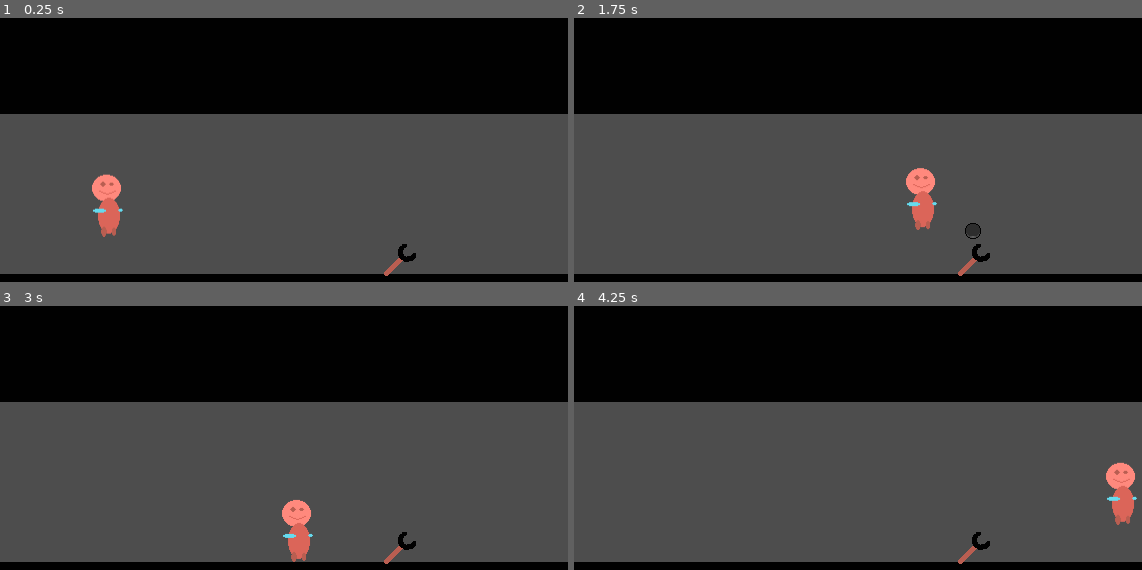
Above: before the commit, frames 1-4 (two rows, left to right).
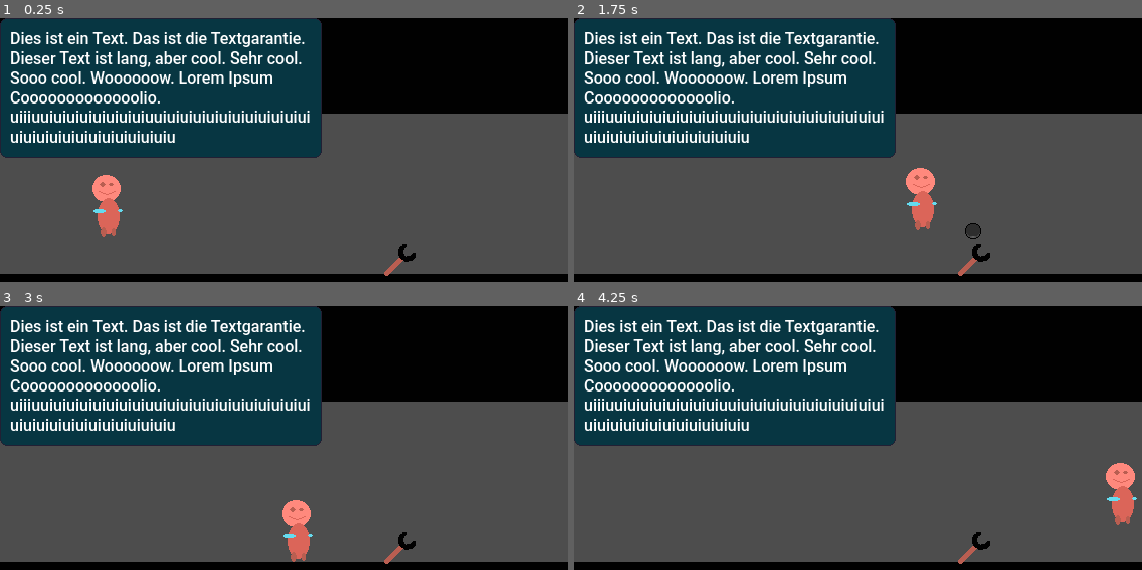
Above: after the commit, the same moments.

Repository: panorb/ludum-dare-58
Game: Godot game, scene res://game/game.tscn
The game is run twice, just before and just after one commit, with the same random seed, the same clock (stepped at 60 frames per second) and the same inputs.
Inputs:
- Up to frame 1 (0.25 s): no input
- Up to frame 2 (1.75 s): hold Right (move_right) from 0.53 s (still down); tap W (interact) at 0.6, 1.35 s; tap Space (jump) at 0.77, 1.52 s
- Up to frame 3 (3 s): release Right (move_right) at 2.03 s; hold Left (move_left) 2.03-2.78 s; tap W (interact) at 2.1, 2.85 s; hold Right (move_right) from 2.78 s (still down)
- Up to frame 4 (4.25 s): keep holding Right (move_right); tap Space (jump) at 3.02, 3.77 s; tap W (interact) at 3.6 s

The runs differ from the first frame. In frame 1, 30% of the frame differs, in the area x 0-57%, y 0-83%; in frame 2, 30%; in frame 3, 30%; in frame 4, 30%.

Commit message:
Layouting and UI nodes for dialog bubbles

Diff:
--- /dev/null
+++ b/godot/dialog/dialog.tscn
@@ -0,0 +1,17 @@
+[gd_scene load_steps=3 format=3 uid="uid://bx3ce4kmcia3k"]
+
+[ext_resource type="PackedScene" uid="uid://07cnxpbwlf1g" path="res://dialog/speech_bubble.tscn" id="1_ss5st"]
+[ext_resource type="Theme" uid="uid://bka84wch1et7p" path="res://ui/ui_theme.tres" id="1_wddsb"]
+
+[node name="Dialog" type="Control"]
+layout_mode = 3
+anchors_preset = 0
+offset_right = 96.0
+offset_bottom = 96.0
+scale = Vector2(1.0053133, 1.0431036)
+size_flags_horizontal = 3
+size_flags_vertical = 3
+theme = ExtResource("1_wddsb")
+
+[node name="SpeechBubble" parent="." instance=ExtResource("1_ss5st")]
+layout_mode = 0
--- /dev/null
+++ b/godot/dialog/speech_bubble.gd
@@ -0,0 +1,8 @@
+class_name SpeechBubble
+extends NinePatchRect
+
+var text : String = "" :
+	set(value):
+		text = value
+	get:
+		return text
--- /dev/null
+++ b/godot/dialog/speech_bubble.tscn
@@ -0,0 +1,32 @@
+[gd_scene load_steps=4 format=3 uid="uid://07cnxpbwlf1g"]
+
+[ext_resource type="Theme" uid="uid://bka84wch1et7p" path="res://ui/ui_theme.tres" id="1_3p65j"]
+[ext_resource type="Texture2D" uid="uid://cip4jvqeig046" path="res://dialog/bubble_9patch.png" id="1_4lo0k"]
+[ext_resource type="Script" uid="uid://c3r7f0jn5ru6m" path="res://dialog/speech_bubble.gd" id="2_t6kga"]
+
+[node name="SpeechBubble" type="MarginContainer"]
+offset_right = 40.0
+offset_bottom = 40.0
+theme = ExtResource("1_3p65j")
+theme_override_constants/margin_left = 0
+theme_override_constants/margin_top = 0
+theme_override_constants/margin_right = 0
+theme_override_constants/margin_bottom = 0
+
+[node name="NinePatchRect" type="NinePatchRect" parent="."]
+layout_mode = 2
+texture = ExtResource("1_4lo0k")
+patch_margin_left = 8
+patch_margin_top = 8
+patch_margin_right = 8
+patch_margin_bottom = 8
+script = ExtResource("2_t6kga")
+
+[node name="TextPadding" type="MarginContainer" parent="."]
+layout_mode = 2
+
+[node name="RichTextLabel" type="RichTextLabel" parent="TextPadding"]
+custom_minimum_size = Vector2(300, 0)
+layout_mode = 2
+text = "Dies ist ein Text. Das ist die Textgarantie. Dieser Text ist lang, aber cool. Sehr cool. Sooo cool. Woooooow. Lorem Ipsum Cooooooooooooolio. uiiiuuiuiuiuiuiuiuiuiuuiuiuiuiuiuiuiuiuiuiuiuiuiuiuiuiuiuiuiuiuiuiuiuiu"
+fit_content = true
--- a/godot/game/game.tscn
+++ b/godot/game/game.tscn
@@ -1,8 +1,9 @@
-[gd_scene load_steps=4 format=3 uid="uid://06ul0wadfcqp"]
+[gd_scene load_steps=5 format=3 uid="uid://06ul0wadfcqp"]
 
 [ext_resource type="PackedScene" uid="uid://cqo6h223cwhjb" path="res://player/player.tscn" id="1_l1rk1"]
 [ext_resource type="PackedScene" uid="uid://bqwcj5grl1mkc" path="res://level/level.tscn" id="2_vasa2"]
 [ext_resource type="PackedScene" uid="uid://dgjsu4poy1siu" path="res://interactable/wrench.tscn" id="3_h7iqs"]
+[ext_resource type="PackedScene" uid="uid://bx3ce4kmcia3k" path="res://dialog/dialog.tscn" id="4_4fuuu"]
 
 [node name="Game" type="Node2D"]
 
@@ -13,3 +14,7 @@
 
 [node name="Wrench" parent="." instance=ExtResource("3_h7iqs")]
 position = Vector2(399, 243)
+
+[node name="CanvasLayer" type="CanvasLayer" parent="."]
+
+[node name="Dialog" parent="CanvasLayer" instance=ExtResource("4_4fuuu")]
--- a/godot/project.godot
+++ b/godot/project.godot
@@ -55,5 +55,6 @@
 
 [rendering]
 
+textures/canvas_textures/default_texture_filter=0
 renderer/rendering_method="gl_compatibility"
 renderer/rendering_method.mobile="gl_compatibility"
--- /dev/null
+++ b/godot/ui/ui_theme.tres
@@ -0,0 +1,16 @@
+[gd_resource type="Theme" load_steps=4 format=3 uid="uid://bka84wch1et7p"]
+
+[ext_resource type="FontFile" uid="uid://yp6qk6pyxydu" path="res://ui/roboto_medium.ttf" id="1_udl1o"]
+[ext_resource type="FontFile" uid="uid://cdtl6dp5d5jp" path="res://ui/Roboto_bold.ttf" id="2_vuqvt"]
+[ext_resource type="FontFile" uid="uid://l0u6iqjrbdtq" path="res://ui/Roboto_mediumitalic.ttf" id="3_bp0j3"]
+
+[resource]
+Label/font_sizes/font_size = 24
+Label/fonts/font = ExtResource("1_udl1o")
+MarginContainer/constants/margin_bottom = 10
+MarginContainer/constants/margin_left = 10
+MarginContainer/constants/margin_right = 10
+MarginContainer/constants/margin_top = 10
+RichTextLabel/fonts/bold_font = ExtResource("2_vuqvt")
+RichTextLabel/fonts/italics_font = ExtResource("3_bp0j3")
+RichTextLabel/fonts/normal_font = ExtResource("1_udl1o")
--- a/godot/world.tscn
+++ b/godot/world.tscn
@@ -4,7 +4,6 @@
 [ext_resource type="Texture2D" uid="uid://dstft2ogyxgit" path="res://icon.svg" id="2_tlwt5"]
 
 [node name="World" type="Node2D"]
-texture_filter = 1
 script = ExtResource("1_fj7yv")
 
 [node name="Icon" type="Sprite2D" parent="."]
Binary file added: godot/dialog/bubble_9patch.png
Not shown, added: godot/dialog/bubble_9patch.png.import
Not shown, added: godot/dialog/speech_bubble.gd.uid
Binary file added: godot/ui/Roboto_bold.ttf
Not shown, added: godot/ui/Roboto_bold.ttf.import
Binary file added: godot/ui/Roboto_mediumitalic.ttf
Not shown, added: godot/ui/Roboto_mediumitalic.ttf.import
Binary file added: godot/ui/roboto_medium.ttf
Not shown, added: godot/ui/roboto_medium.ttf.import
